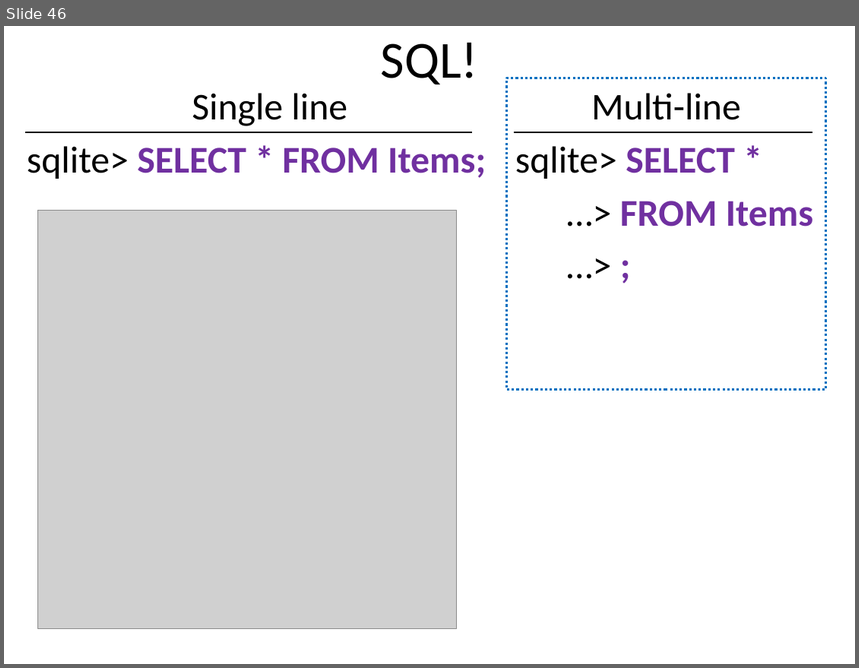
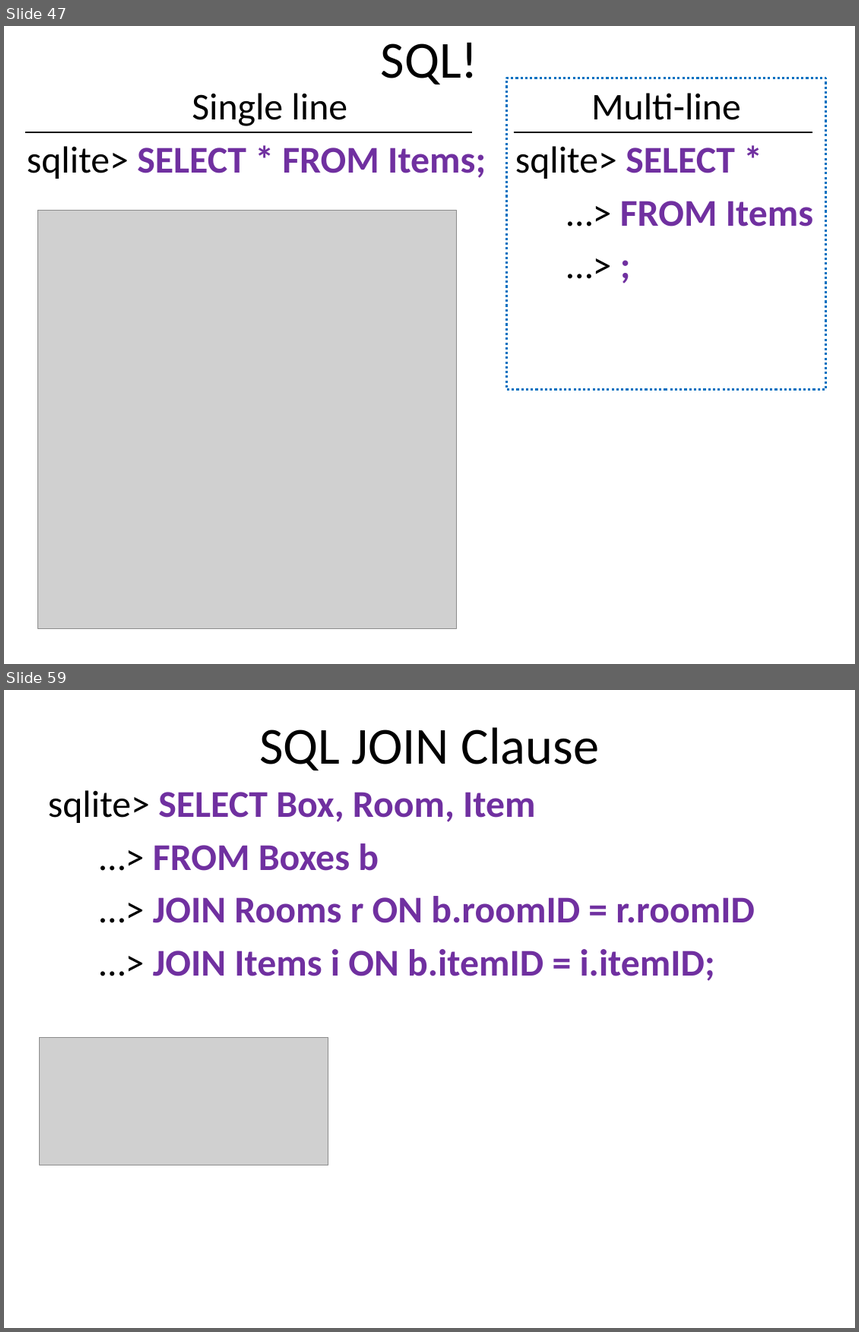
Before and after one commit to dykebert/GDI_Database_Training, a slide deck: Introduction to Databases and SQL.pptx. Shown one above the other, each under a label of ours: slide 46 before the commit, slides 47 and 59 after it; the slides between them are not shown. The pictures are 859x668 and 859x1332 pixels, drawn with LibreOffice and Linux fonts; fonts in the diff are those of the drawing; grey boxes stand for pictures. Boxes give left, top, right and bottom in pixels: in the first picture for what was removed or moved away, otherwise in the second. Text is boxed around its words. In the diff, an @@ line names an element or a change of style, - is before the commit and + after.

```diff
--- a/Introduction to Databases and SQL.pptx
+++ b/Introduction to Databases and SQL.pptx
@@ slide 59 added at (4, 690, 855, 1328), background #FFFFFF @@
@@ title added at (259, 727, 600, 771), 44 pt, text #000000 @@
+SQL JOIN Clause
@@ text added at (48, 790, 754, 981), 32 pt, text #7030A0, bold @@
+sqlite> SELECT Box, Room, Item
+…> FROM Boxes b
+…> JOIN Rooms r ON b.roomID = r.roomID
+…> JOIN Items i ON b.itemID = i.itemID;
@@ picture added at (40, 1037, 329, 1165) @@
@@ what was slide 46 is now slide 47 @@
```
Also in this commit, not shown: 6 slides changed, 13 other slides added, 2 other files.
